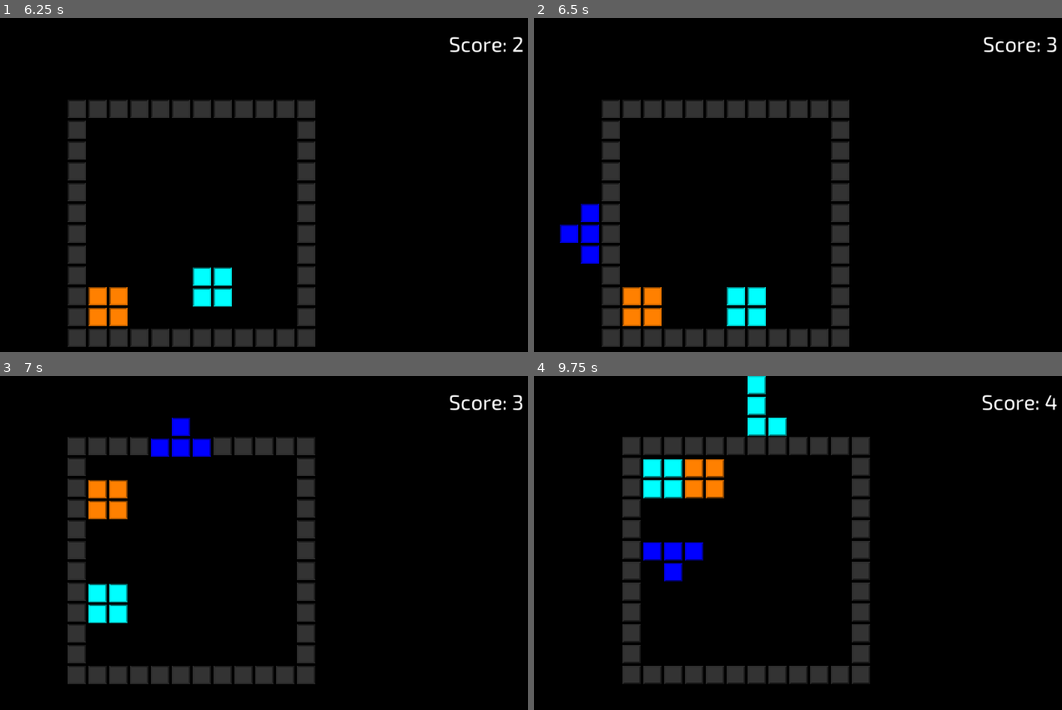
Above: before the commit, frames 1-4 (two rows, left to right).
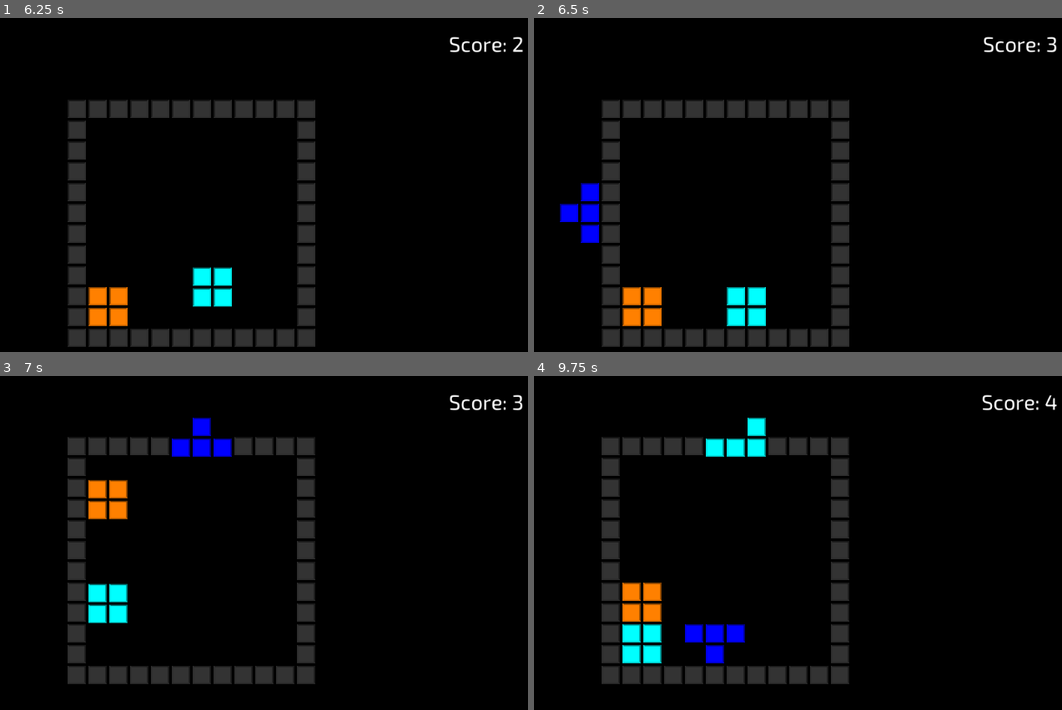
Above: after the commit, the same moments.

Repository: danielcannell/rotatris
Game: Godot game, scene res://Main.tscn
Two runs of this game, one before a commit and one after it. Both use one fixed random seed, a clock stepped at 60 frames per second and the inputs below.
Inputs:
- Up to frame 1 (6.25 s): hold Right (move_right) 0.53-1.28 s; tap Down (rotate_ccw) every 1.5 s from 0.6 to 5.1 s; hold Left (move_left) 1.28-2.03 s; tap Up (rotate_cw) every 1.5 s from 1.35 to 5.85 s; hold Right (move_right) 2.03-3.53 s; hold Left (move_left) 3.53-5.78 s; hold Right (move_right) from 5.78 s (still down)
- Up to frame 2 (6.5 s): keep holding Right (move_right)
- Up to frame 3 (7 s): keep holding Right (move_right); tap Down (rotate_ccw) at 6.6 s
- Up to frame 4 (9.75 s): tap Up (rotate_cw) at 7.35, 8.85 s; release Right (move_right) at 8.03 s; hold Left (move_left) 8.03-9.53 s; tap Down (rotate_ccw) at 8.1, 9.6 s; hold Right (move_right) from 9.53 s (still down)

Frame 1 is identical in both runs. In frame 2, 0.8% of the frame differs, in the area x 4-13%, y 49-74%; in frame 3, 0.8%; in frame 4, 13%, in the area x 12-64%, y 0-93%.

Commit message:
Hacky code to make rotation work mostly right

Diff:
--- a/Block.gd
+++ b/Block.gd
@@ -41,6 +41,14 @@
         self.squares = [[0,0], [1,0], [1,1], [2,0]]
     else:
         assert(false)
+
+    # Super hacky code!!! REMOVE ME
+    var centre := [0, 0]
+    for square in self.squares:
+        centre = [centre[0] + square[0], centre[1] + square[1]]
+    centre = [int(centre[0] / 4), int(centre[1] / 4)]
+    for i in range(len(self.squares)):
+        self.squares[i] = [self.squares[i][0] - centre[0], self.squares[i][1] - centre[1]]
 
 
 func random():
